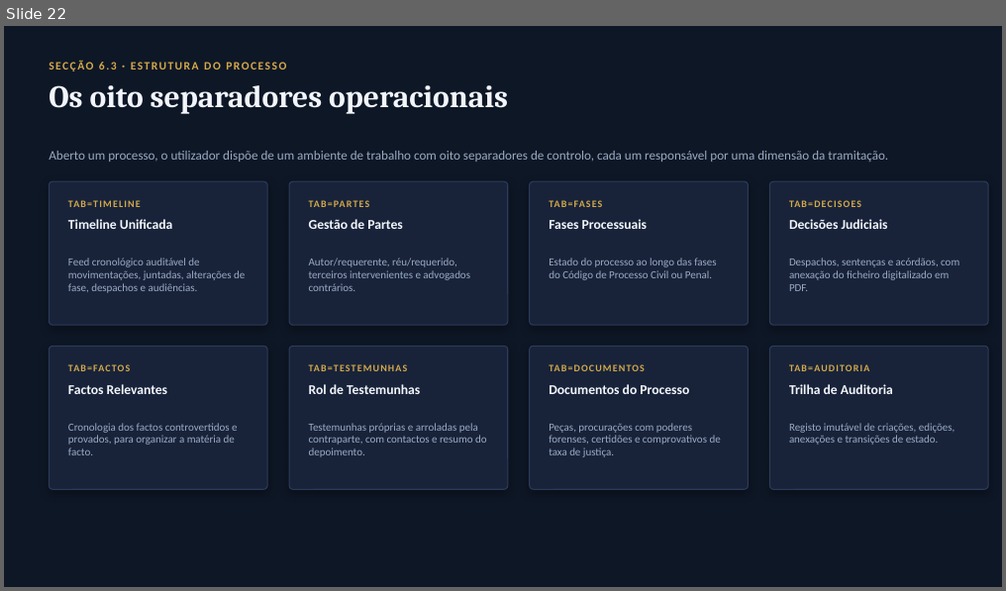
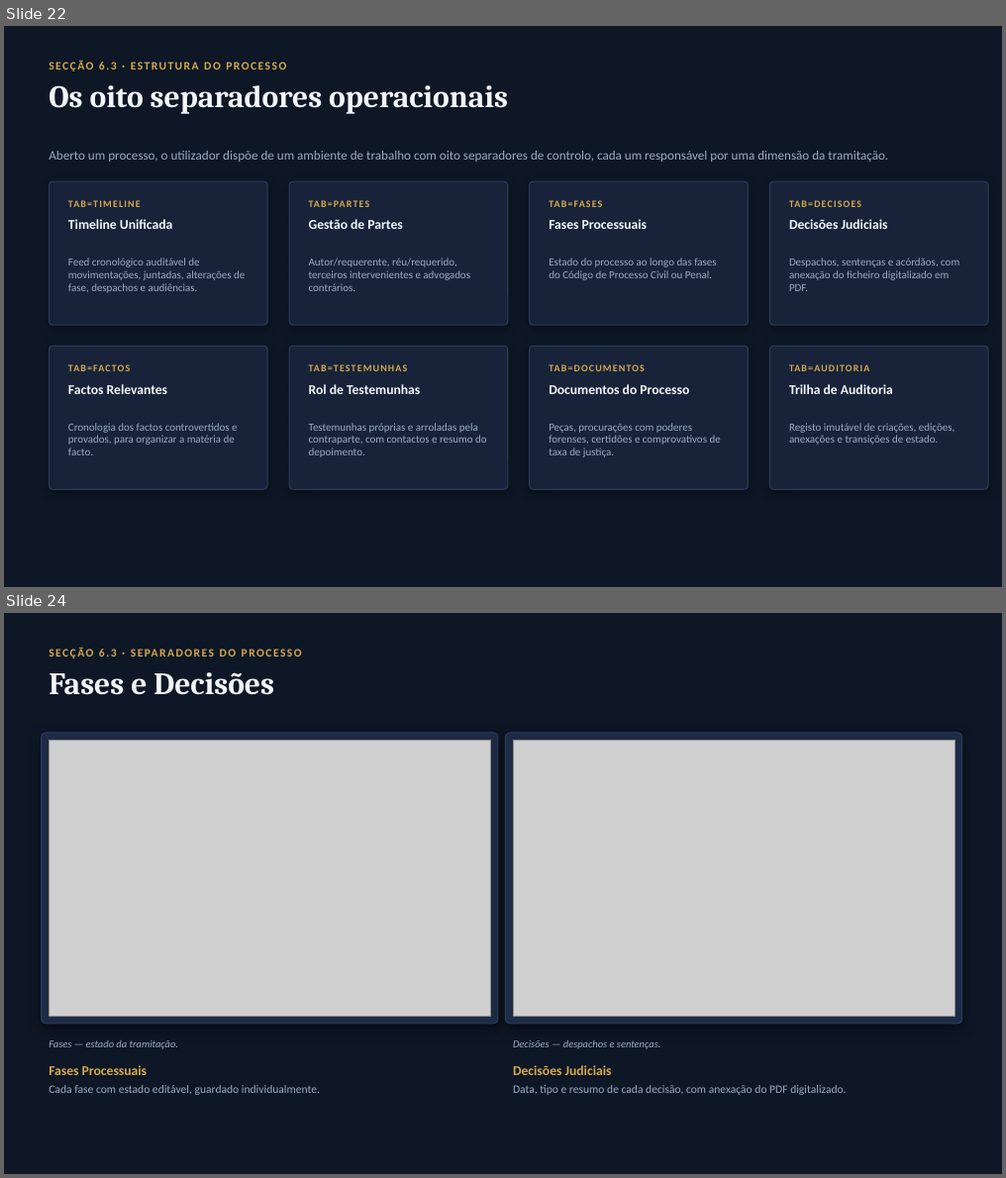
Before and after one commit to tchspprtcv/lexcv, a slide deck: docs/MANUAL_DO_UTILIZADOR.pptx. Shown one above the other, each under a label of ours: slide 22 before the commit, slides 22 and 24 after it; the slides between them are not shown. The pictures are 1006x591 and 1006x1178 pixels, drawn with LibreOffice and Linux fonts; fonts in the diff are those of the drawing; grey boxes stand for pictures. Boxes give left, top, right and bottom in pixels: in the first picture for what was removed or moved away, otherwise in the second. Text is boxed around its words. In the diff, an @@ line names an element or a change of style, - is before the commit and + after.

```diff
--- a/docs/MANUAL_DO_UTILIZADOR.pptx
+++ b/docs/MANUAL_DO_UTILIZADOR.pptx
@@ slide 24 added at [4,613,1002,1174], background #0E1726 @@
@@ text added at [99,649,117,657], 11 pt, text #D4A94A, bold @@
+SECÇÃO 6.3 · SEPARADORES DO PROCESSO
@@ text added at [49,672,274,695], 30 pt, text #F2F5FA, bold @@
+Fases e Decisões
@@ rounded rectangle added at [42,733,498,1024], fill #1E2B45, outline #2C3B59 1 pt @@
@@ picture added at [49,741,491,1017] @@
@@ rounded rectangle added at [506,733,962,1024], fill #1E2B45, outline #2C3B59 1 pt @@
@@ picture added at [513,741,954,1017] @@
@@ text added at [49,1041,179,1050], 10 pt, text #9AAAC2, italic @@
+Fases — estado da tramitação.
@@ text added at [513,1041,660,1050], 10 pt, text #9AAAC2, italic @@
+Decisões — despachos e sentenças.
@@ text added at [49,1065,147,1075], 13 pt, text #D4A94A, bold @@
+Fases Processuais
@@ text added at [49,1085,320,1095], 11 pt, text #9AAAC2 @@
+Cada fase com estado editável, guardado individualmente.
@@ text added at [513,1065,612,1075], 13 pt, text #D4A94A, bold @@
+Decisões Judiciais
@@ text added at [513,1085,846,1095], 11 pt, text #9AAAC2 @@
+Data, tipo e resumo de cada decisão, com anexação do PDF digitalizado.
```
Also in this commit, not shown: 1 slide changed, 3 other slides added, 11 other files.
